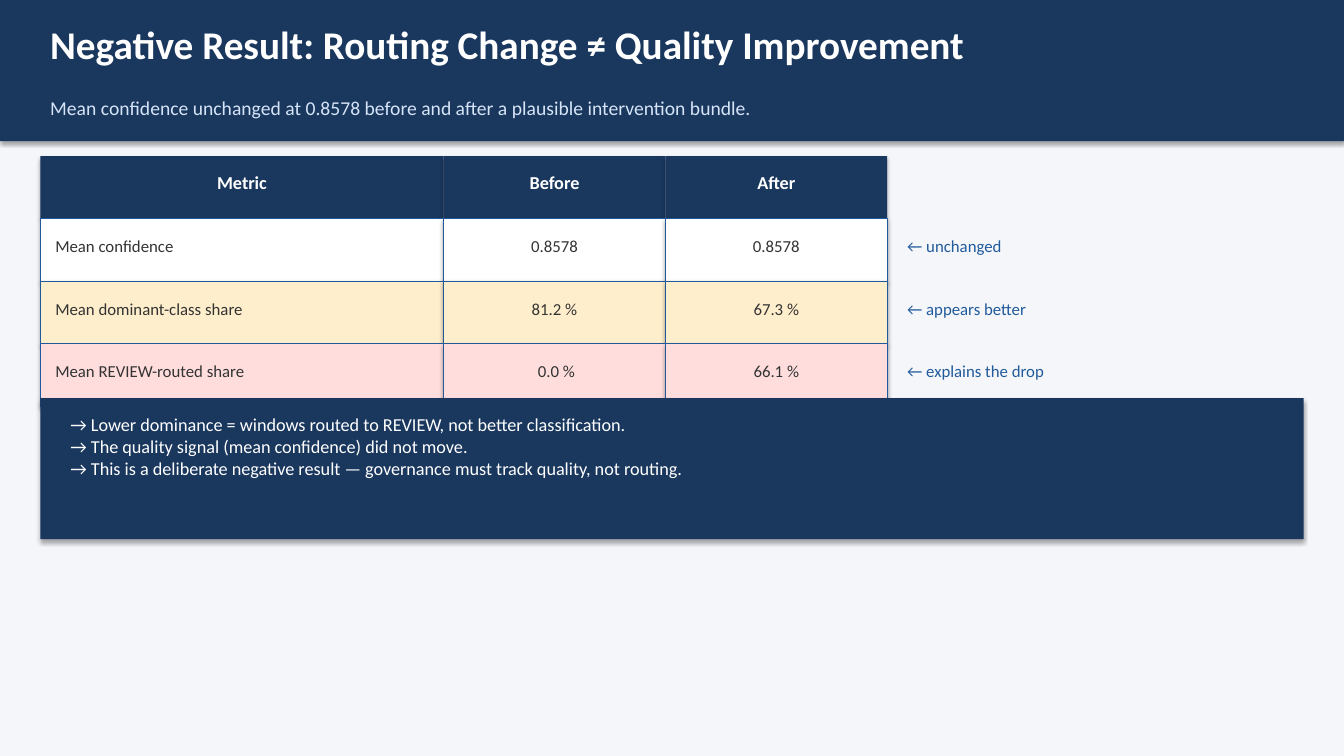
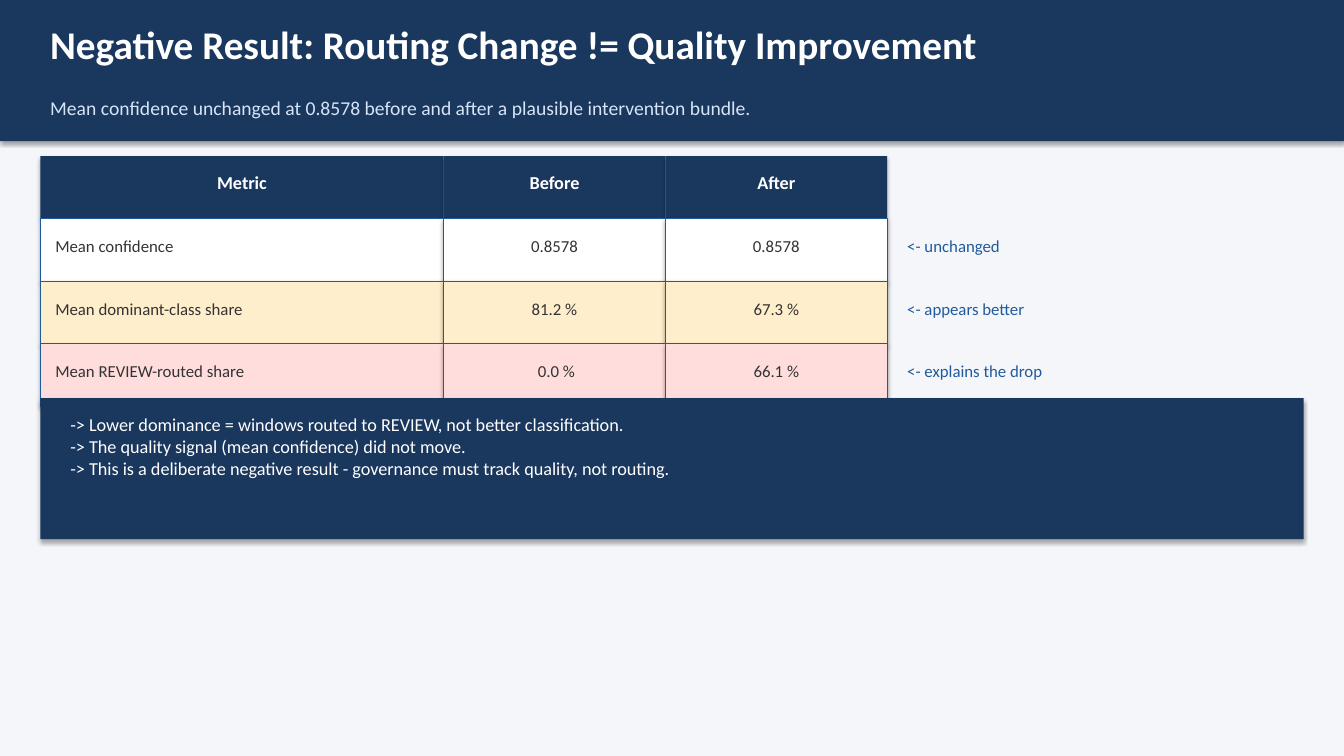
Before and after one commit to ShalinVachheta017/wearable-har-mlops-pipeline, a slide deck: slide 13 of internal/writing/defense_slides.pptx. Drawn at 1344x756 pixels with LibreOffice and Linux fonts; fonts in the diff are those of the drawing. Boxes give left, top, right and bottom in pixels: in the first picture for what was removed or moved away, otherwise in the second. Text is boxed around its words. In the diff, an @@ line names an element or a change of style, - is before the commit and + after.

```diff
--- a/internal/writing/defense_slides.pptx
+++ b/internal/writing/defense_slides.pptx
@@ text at <box>50,31,976,66</box>: text changed @@
-Negative Result: Routing Change ≠ Quality Improvement
+Negative Result: Routing Change != Quality Improvement
@@ text at <box>924,240,999,255</box>: text changed @@
-← unchanged
+<- unchanged
@@ text at <box>924,303,1024,318</box>: text changed @@
-← appears better
+<- appears better
@@ text at <box>924,365,1042,380</box>: text changed @@
-← explains the drop
+<- explains the drop
@@ text at <box>89,418,669,478</box>: text changed @@
-→ Lower dominance = windows routed to REVIEW, not better classification.
-→ The quality signal (mean confidence) did not move.
-→ This is a deliberate negative result — governance must track quality, not routing.
+-> Lower dominance = windows routed to REVIEW, not better classification.
+-> The quality signal (mean confidence) did not move.
+-> This is a deliberate negative result - governance must track quality, not routing.
```
Also in this commit, not shown: 16 other slides changed, 2 other files.
